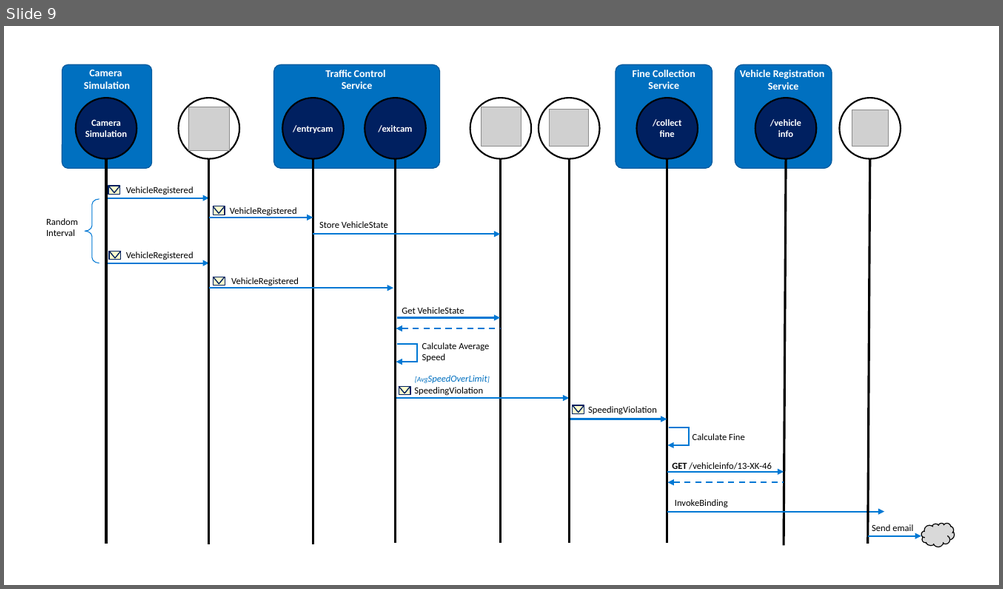
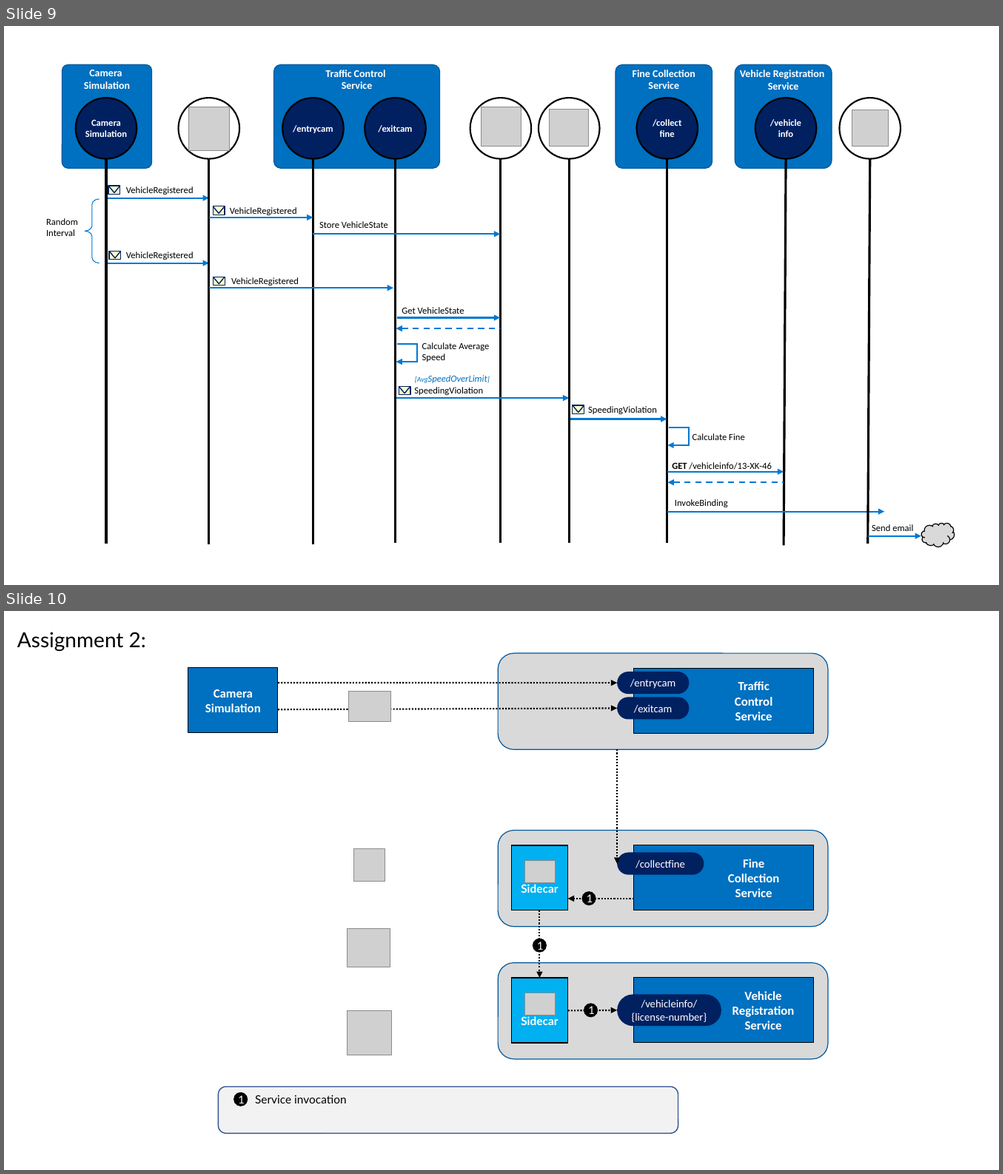
Before and after one commit to marceloes/dapr-workshop, a slide deck: Figures.pptx. Shown one above the other, each under a label of ours: slide 9 before the commit, slides 9 and 10 after it. The pictures are 1003x589 and 1003x1174 pixels, drawn with LibreOffice and Linux fonts; fonts in the diff are those of the drawing; grey boxes stand for pictures; background and template pictures are left out. Boxes give left, top, right and bottom in pixels: in the first picture for what was removed or moved away, otherwise in the second. Text is boxed around its words. In the diff, an @@ line names an element or a change of style, - is before the commit and + after.

```diff
--- a/Figures.pptx
+++ b/Figures.pptx
@@ slide 10 added at [4, 611, 999, 1170], background #FFFFFF @@
@@ text added at [17, 632, 146, 651], 20 pt, text #000000 @@
+Assignment 2:
@@ rounded rectangle added at [498, 653, 828, 750], fill #D9D9D9, outline #00599D 0.85 pt @@
@@ rectangle added at [188, 668, 278, 732], fill #0070C0, outline #000000 0.85 pt, 12 pt, text #FFFFFF, bold @@
+Camera
+Simulation
@@ rounded rectangle added at [617, 672, 689, 694], fill #002060, 10.5 pt, text #FFFFFF @@
+/entrycam
@@ rectangle added at [634, 669, 814, 733], fill #0070C0, outline #000000 0.85 pt, 12 pt, text #FFFFFF, bold @@
+Traffic
+Control
+Service
@@ arrow added from (278, 683) to (617, 683), #000000 1.5 pt dashed @@
@@ picture added at [349, 691, 390, 721] @@
@@ rounded rectangle added at [617, 697, 689, 719], fill #002060, 10.5 pt, text #FFFFFF @@
+/exitcam
@@ arrow added from (278, 709) to (617, 708), #000000 1.5 pt dashed @@
@@ arrow added from (617, 750) to (617, 864), #000000 1.5 pt dashed @@
@@ rounded rectangle added at [498, 830, 828, 926], fill #D9D9D9, outline #00599D 0.85 pt @@
@@ picture added at [354, 849, 384, 882] @@
@@ rectangle added at [512, 846, 568, 910], fill #00B0F0, outline #000000 1 pt, 11 pt, text #FFFFFF, bold @@
+Sidecar
@@ rounded rectangle added at [617, 853, 704, 875], fill #002060, 10.5 pt, text #FFFFFF @@
+/collectfine
@@ rectangle added at [634, 846, 814, 911], fill #0070C0, outline #000000 0.85 pt, 12 pt, text #FFFFFF, bold @@
+Fine
+Collection
+Service
@@ picture added at [525, 861, 555, 883] @@
@@ arrow added from (634, 899) to (568, 899), #000000 1.5 pt dashed @@
@@ ellipse added at [581, 891, 596, 906], fill #000000, 10.5 pt, text #FFFFFF @@
+1
@@ arrow added from (540, 910) to (540, 978), #000000 1.5 pt dashed @@
@@ picture added at [347, 929, 390, 968] @@
@@ ellipse added at [532, 939, 546, 953], fill #000000, 10.5 pt, text #FFFFFF @@
+1
@@ rounded rectangle added at [498, 963, 828, 1059], fill #D9D9D9, outline #00599D 0.85 pt @@
@@ rectangle added at [512, 978, 568, 1043], fill #00B0F0, outline #000000 1 pt, 11 pt, text #FFFFFF, bold @@
+Sidecar
@@ rectangle added at [634, 978, 814, 1043], fill #0070C0, outline #000000 0.85 pt, 12 pt, text #FFFFFF, bold @@
+Vehicle
+Registration
+Service
@@ picture added at [525, 994, 555, 1016] @@
@@ ellipse added at [583, 1003, 598, 1017], fill #000000, 10.5 pt, text #FFFFFF @@
+1
@@ rounded rectangle added at [617, 994, 722, 1026], fill #002060, 10.5 pt, text #FFFFFF @@
+/vehicleinfo/
+{license-number}
@@ picture added at [347, 1011, 391, 1056] @@
@@ arrow added from (568, 1011) to (617, 1011), #000000 1.5 pt dashed @@
@@ rounded rectangle added at [218, 1087, 677, 1134], fill #F2F2F2, outline #325491 1 pt @@
@@ ellipse added at [234, 1093, 248, 1107], fill #000000, 10.5 pt, text #FFFFFF @@
+1
@@ text added at [255, 1095, 346, 1104], 11 pt, text #000000 @@
+Service invocation
```
Also in this commit, not shown: 7 other files.
